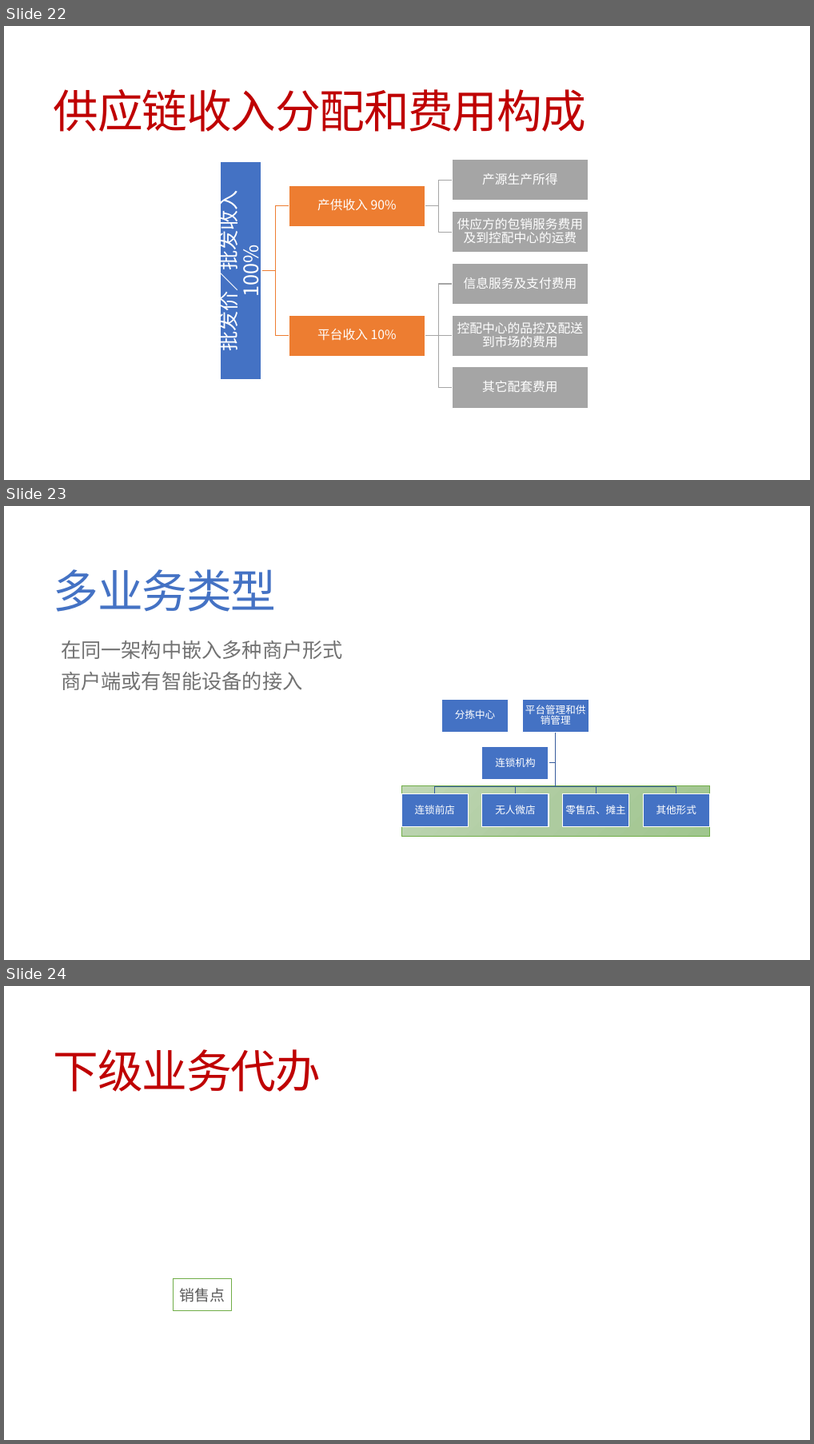
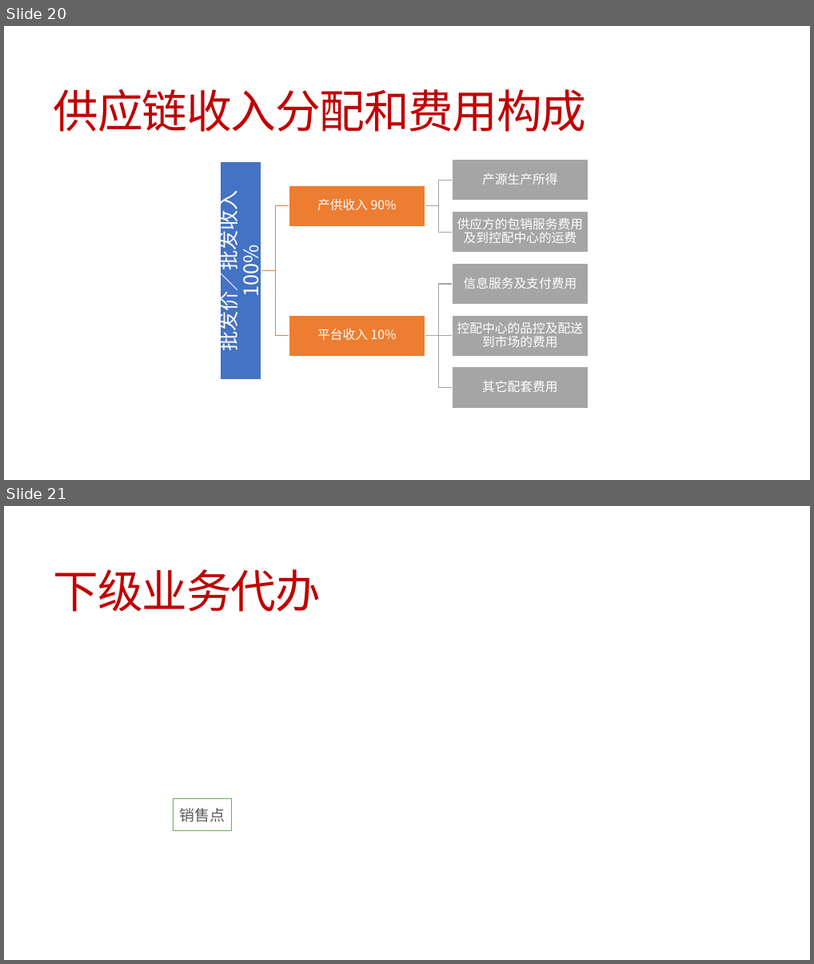
Before and after one commit to jzgi/chainsmart, a slide deck: Docs/品链供销平台.pptx. Shown one above the other, each under a label of ours: slides 22, 23 and 24 before the commit, slides 20 and 21 after it. The pictures are 814x1444 and 814x964 pixels, drawn with LibreOffice and Linux fonts; fonts in the diff are those of the drawing. Boxes give left, top, right and bottom in pixels: in the first picture for what was removed or moved away, otherwise in the second. Text is boxed around its words. In the diff, an @@ line names an element or a change of style, - is before the commit and + after.

```diff
--- a/Docs/品链供销平台.pptx
+++ b/Docs/品链供销平台.pptx
@@ slide 23 removed at box(4, 506, 810, 960), background #FFFFFF @@
@@ title removed at box(54, 569, 276, 612) @@
-多业务类型
@@ text removed at box(61, 640, 343, 690) @@
-  在同一架构中嵌入多种商户形式
-  商户端或有智能设备的接入
@@ group removed at box(402, 699, 710, 827): 7 rectangles, 7 texts, 5 freeform shapes @@
-分拣中心
-平台管理和供销管理
-连锁前店
-无人微店
-零售店、摊主
-其他形式
-连锁机构
@@ rectangle removed at box(402, 785, 710, 836) @@
@@ what was slide 22 is now slide 20 @@
@@ what was slide 24 is now slide 21 @@
```
Also in this commit, not shown: 2 slides added, 6 other slides removed, 13 other files.
